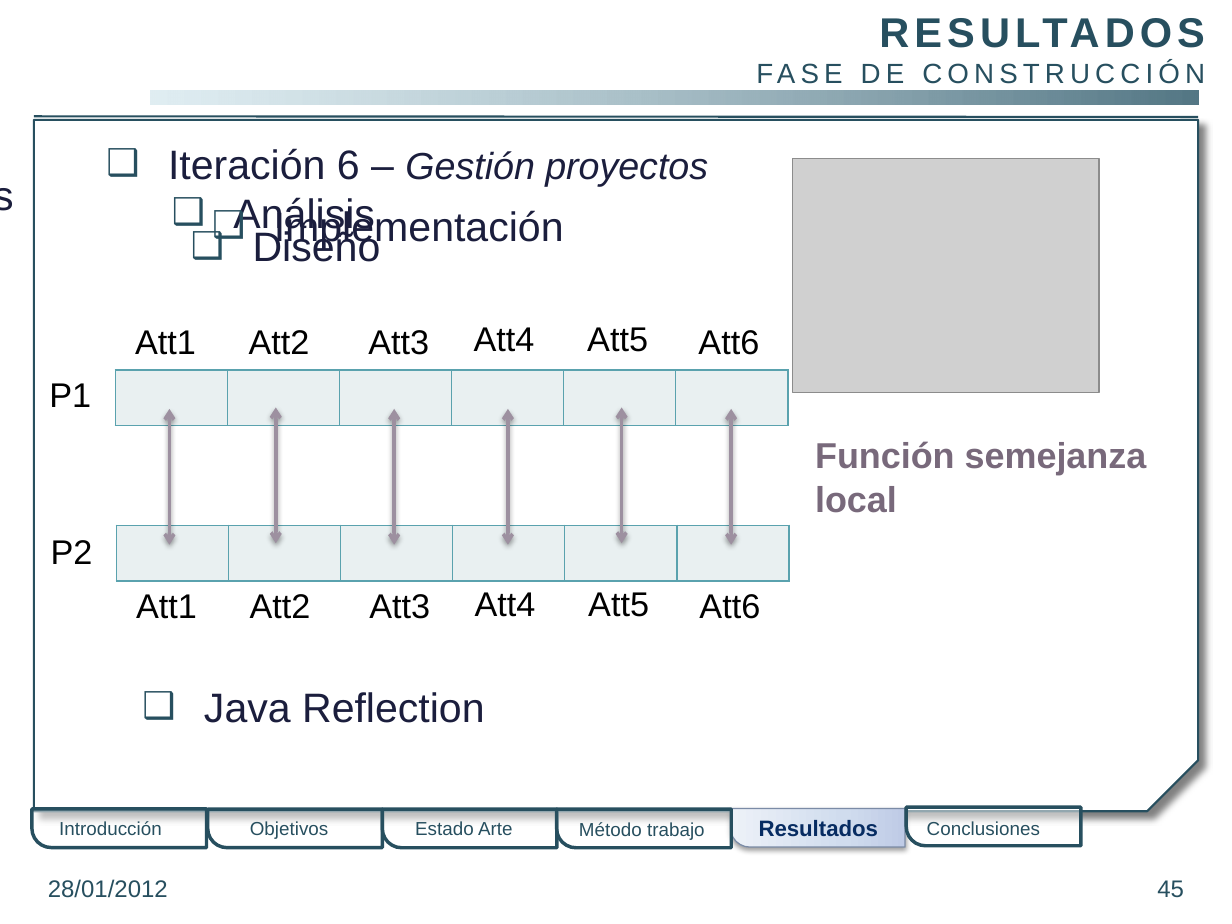
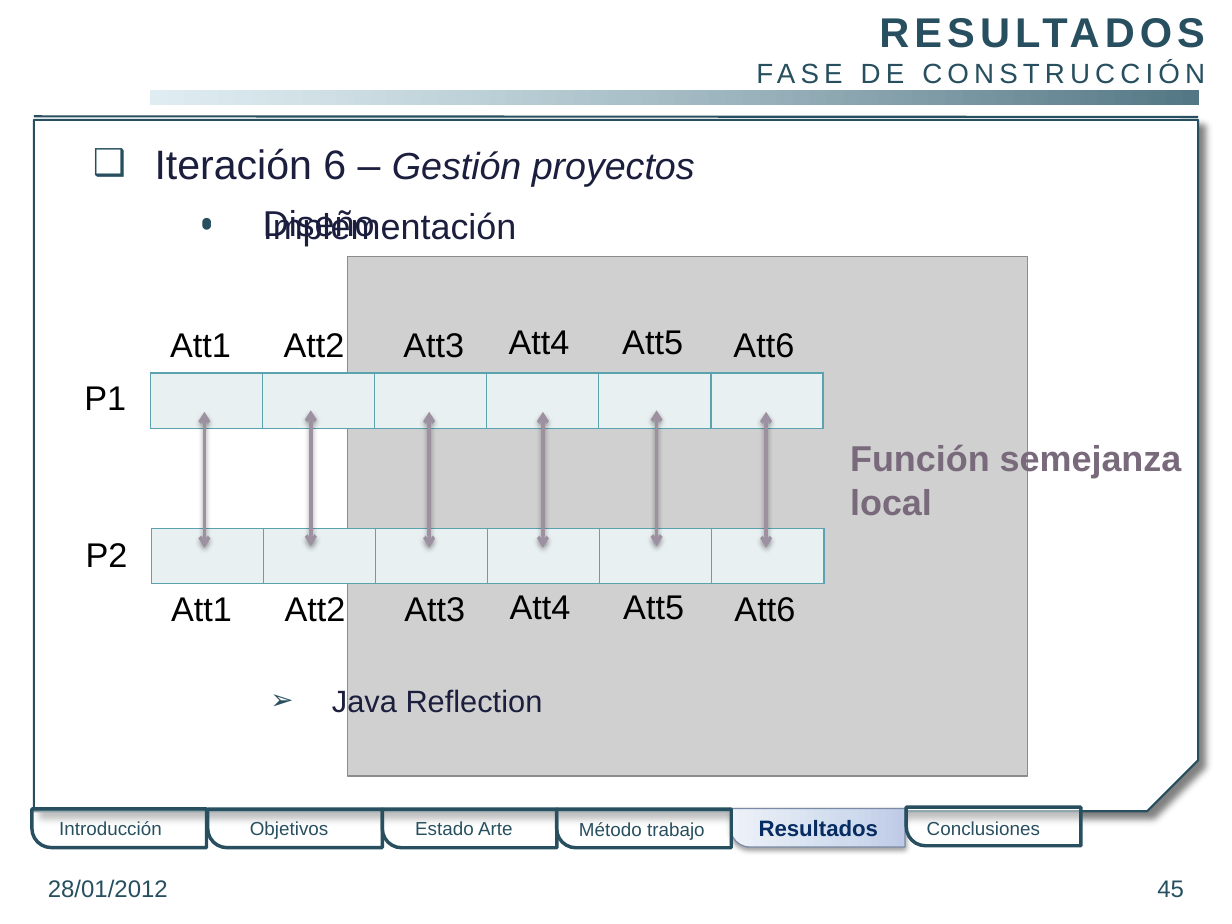
Before and after one commit to gangadhar001/repo-pfc, a slide deck: slide 45 of PFC/Presentacion/PresentacionPFC.pptx. Drawn at 1232x924 pixels with LibreOffice and Linux fonts; fonts in the diff are those of the drawing; grey boxes stand for pictures; background and template pictures are left out. Boxes give left, top, right and bottom in pixels: in the first picture for what was removed or moved away, otherwise in the second. Text is boxed around its words. In the diff, an @@ line names an element or a change of style, - is before the commit and + after.

```diff
--- a/PFC/Presentacion/PresentacionPFC.pptx
+++ b/PFC/Presentacion/PresentacionPFC.pptx
@@ text "Iteración 6 – Gestión proyectos": place and size @@
-text "Iteración 6 – Gestión proyectos" at <box>168,148,708,186</box>
+text "Iteración 6 – Gestión proyectos" at <box>155,148,695,186</box>
@@ text removed at <box>0,163,795,224</box> @@
-❑ Pruebas
@@ text "Implementación": place and size @@
-text "Implementación" at <box>274,208,564,249</box>
+text "Implementación" at <box>263,211,517,246</box>
@@ text "Implementación" at <box>263,211,517,246</box>: size 24 to 21 pt; bullet ❑ to • @@
@@ text "Diseño" at <box>263,210,375,243</box>: size 24 to 21 pt; bullet ❑ to • @@
@@ text "Diseño": place and size @@
-text "Diseño" at <box>253,229,381,262</box>
+text "Diseño" at <box>263,210,375,243</box>
@@ text removed at <box>233,197,374,236</box> @@
-❑ Análisis
@@ picture: place and size @@
-picture at <box>793,159,1100,393</box>
+picture at <box>347,256,1027,776</box>
@@ 6 texts, 6 double arrows: place and size @@
-6 texts, 6 double arrows at <box>51,327,1147,617</box>
+6 texts, 6 double arrows at <box>86,330,1182,620</box>
@@ 9 texts, 2 tables: place and size @@
-9 texts, 2 tables at <box>49,330,788,619</box>
+9 texts, 2 tables at <box>84,333,824,622</box>
@@ text "Java Reflection": place and size @@
-text "Java Reflection" at <box>204,692,485,723</box>
+text "Java Reflection" at <box>332,687,543,717</box>
@@ text "Java Reflection" at <box>332,687,543,717</box>: size 24 to 18 pt; bullet ❑ to ➢ @@
```
Also in this commit, not shown: 23 other slides changed.
